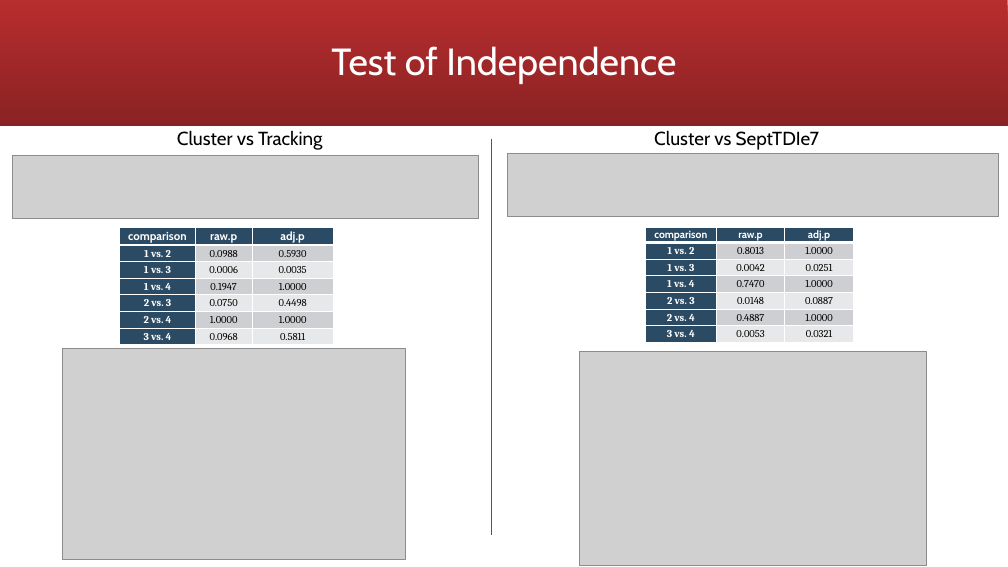
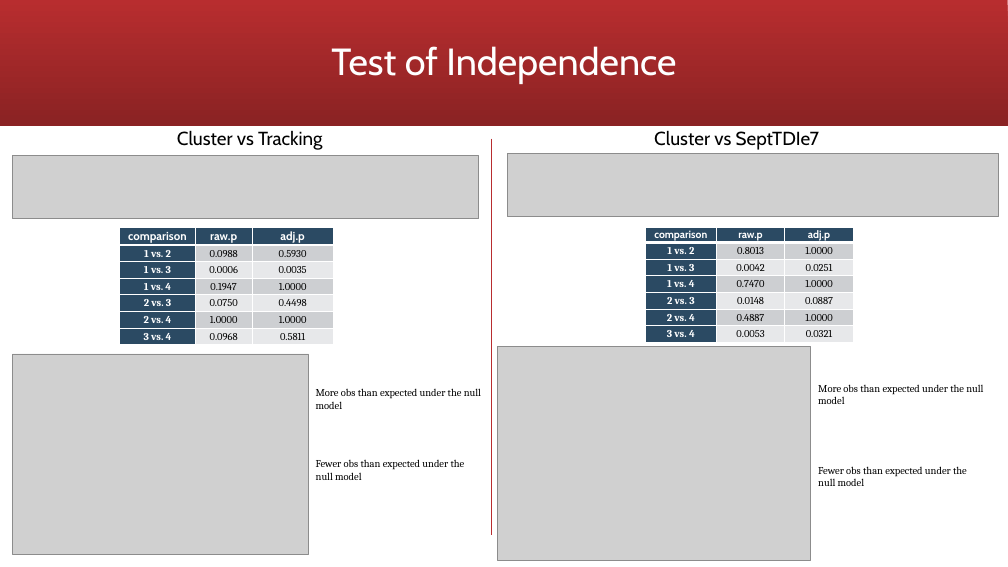
Before and after one commit to kunikoho/rstudio-projects, a slide deck: slide 19 of vorticity/vorticity-nonpca-presentation-nonparametric.pptx (slide 16 before the commit). Drawn at 1008x567 pixels with LibreOffice and Linux fonts; fonts in the diff are those of the drawing; grey boxes stand for pictures. Boxes give left, top, right and bottom in pixels: in the first picture for what was removed or moved away, otherwise in the second. Text is boxed around its words. In the diff, an @@ line names an element or a change of style, - is before the commit and + after.

```diff
--- a/vorticity/vorticity-nonpca-presentation-nonparametric.pptx
+++ b/vorticity/vorticity-nonpca-presentation-nonparametric.pptx
@@ picture: place and size @@
-picture at [63,349,406,560]
+picture at [13,354,309,554]
@@ picture: place and size @@
-picture at [580,352,926,566]
+picture at [498,346,811,560]
@@ text added at [316,388,481,409], 10 pt, text #000000 @@
+More obs than expected under the null model
@@ text added at [818,384,983,404], 10 pt, text #000000 @@
+More obs than expected under the null model
@@ text added at [316,459,465,480], 10 pt, text #000000 @@
+Fewer obs than expected under the null model
@@ text added at [818,466,967,486], 10 pt, text #000000 @@
+Fewer obs than expected under the null model
```
Also in this commit, not shown: 7 other slides changed, 4 slides added, 1 slide removed, 18 other files.
